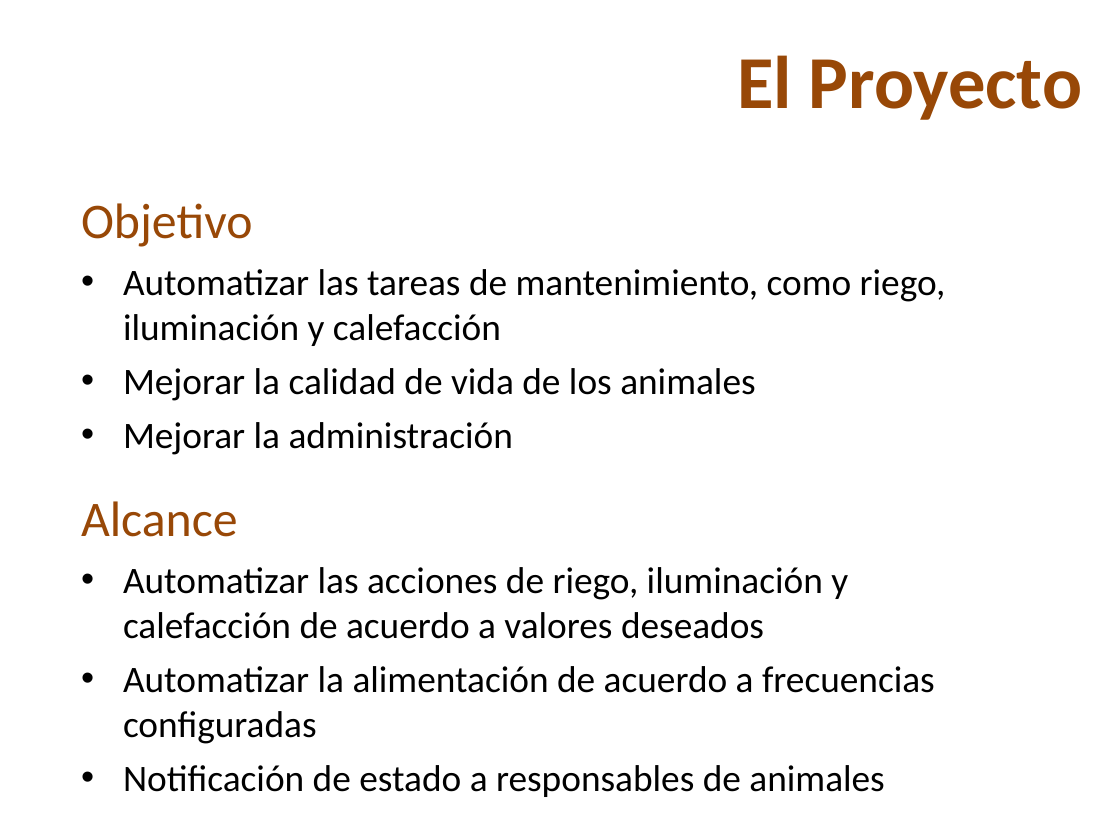
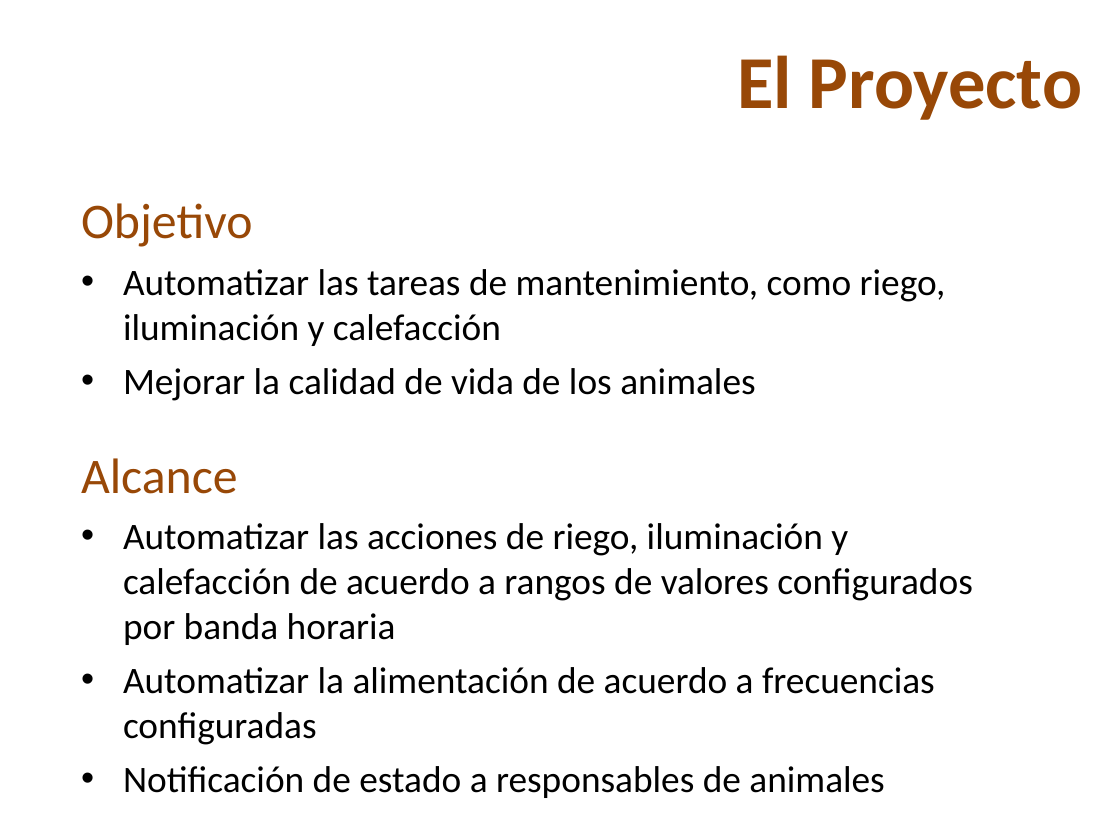
Before and after one commit to skiel85/taller-desarrollo-proyectos-i, a slide deck: slide 3 of Presentaciones/PresentacionDesarrollo.ppt. Drawn at 1120x840 pixels with LibreOffice and Linux fonts; fonts in the diff are those of the drawing; background and template pictures are left out. Boxes give left, top, right and bottom in pixels: in the first picture for what was removed or moved away, otherwise in the second. Text is boxed around its words. In the diff, an @@ line names an element or a change of style, - is before the commit and + after.

```diff
--- a/Presentaciones/PresentacionDesarrollo.ppt
+++ b/Presentaciones/PresentacionDesarrollo.ppt
@@ text "Alcance": place and size @@
-text "Alcance" at bbox=[81, 501, 935, 797]
+text "Alcance" at bbox=[81, 458, 973, 798]
@@ text at bbox=[123, 422, 513, 455]: paragraph removed @@
-• Mejorar la administración
@@ text at bbox=[123, 523, 973, 645]: text changed @@
-• Automatizar las acciones de riego, iluminación y calefacción de acuerdo a valores deseados
+• Automatizar las acciones de riego, iluminación y calefacción de acuerdo a rangos de valores configurados por banda horaria
```
Also in this commit, not shown: 1 other slide changed, 8 slides added, 2 slides removed.
